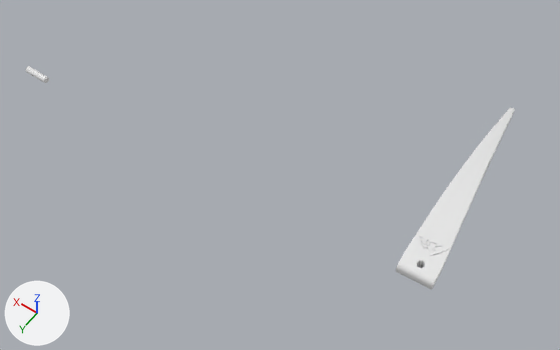
A saved change to the Blender file bike/buddy_flap.blend.
Both versions are drawn from a camera (50 mm lens) standing at (-118.0, 379.0, 508.0) and looking at (135.0, 24.0, -50.0). Every picture has the same lights, and +X, +Y and +Z are marked at lower left. The same objects are shown in both versions, whatever each file hides.

Names of what the first picture shows: 'Buddy Flap Smooth Air', 'Cylinder'.
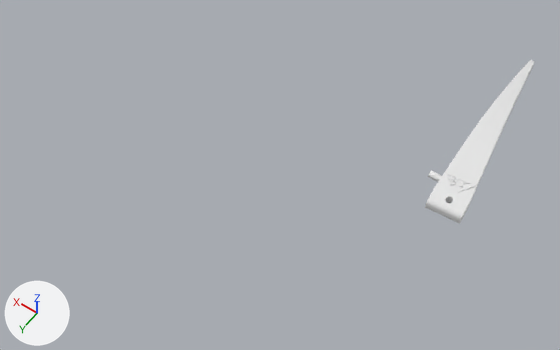
Location of each change, (x1, y1, x2, y2) in pixels of the pictures (560 x 350 px):
'Buddy Flap Smooth Air', moved: before (396, 107, 515, 290); after (425, 60, 534, 224)
'Cylinder', moved: before (25, 66, 49, 83); after (428, 170, 442, 182)

The change, as a diff of the scene's bpy script:
```diff
--- a/bike/buddy_flap.blend.py
+++ b/bike/buddy_flap.blend.py
@@ ob_buddy_flap_smooth_air @@
 ob_buddy_flap_smooth_air = bpy.data.objects.new('Buddy Flap Smooth Air', me_buddy_flap_smooth_air)
-ob_buddy_flap_smooth_air.location = (-10.8, 65.6, 0.0)
+ob_buddy_flap_smooth_air.location = (0.0, 0.0, 0.0)
 ob_buddy_flap_smooth_air.rotation_euler = (0.0698, -1.571, 0.0)  # degrees (4, -90, 0)
@@ ob_cylinder @@
 ob_cylinder = bpy.data.objects.new('Cylinder', me_cylinder)
-ob_cylinder.location = (362.9, 90.6, 0.0)
+ob_cylinder.location = (0.0, -17.4, 0.0)
 ob_cylinder.rotation_euler = (0.0, 1.571, 0.0)  # degrees (0, 90, 0)
```
